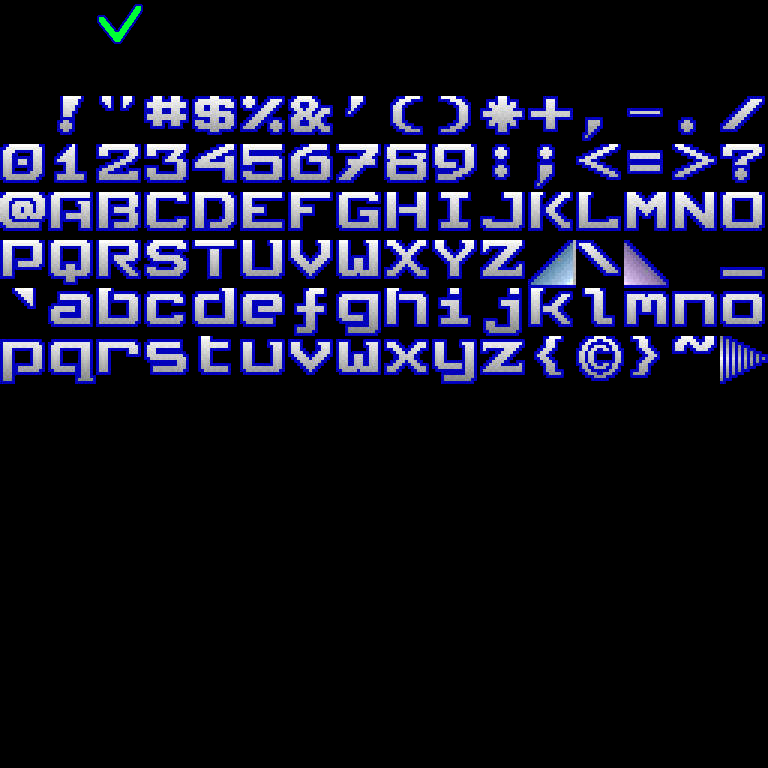
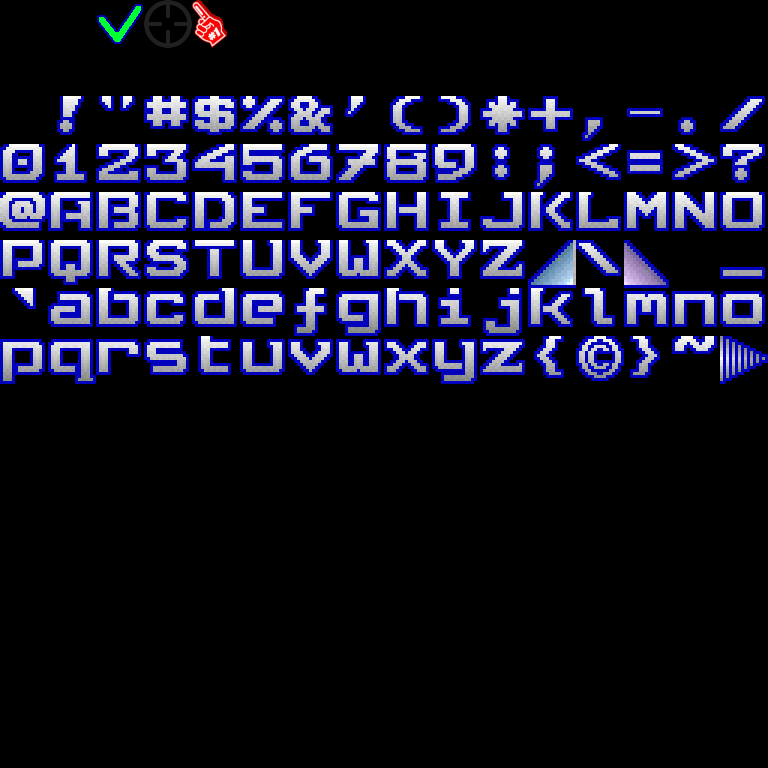
Two versions of the same layered image (768×768). Layer-by-layer changes:
added layer "ae7c6c64dbe83756c02391d52b78b366-[number].jpg copy" above "Layer" over <box>192,0,228,48</box>
painted on "Layer" over <box>144,0,192,48</box>